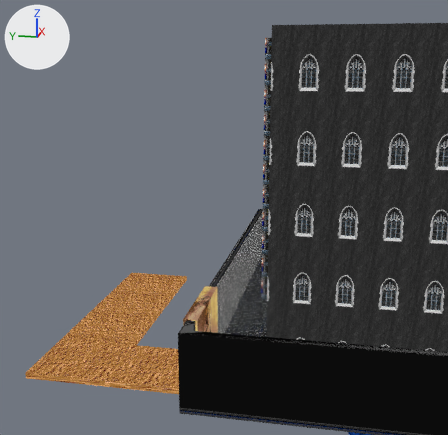
Before and after pictures for a commit that changed the Blender file blender/room.blend.
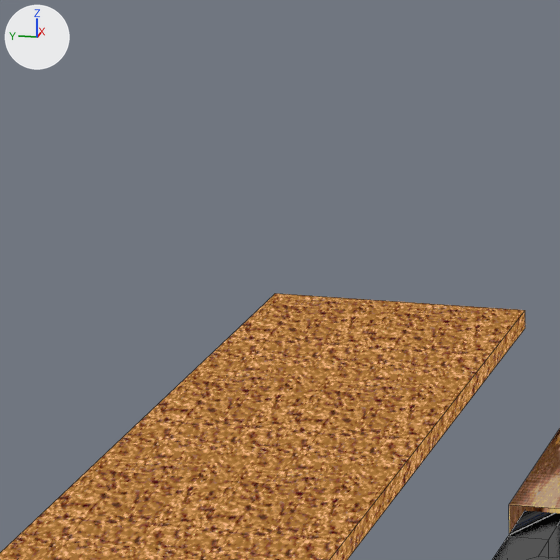
Each version appears first from a 50 mm camera at (-34.58, 37.13, 10.96) aimed at (1.21, 44.29, 2.02), and next in a close-up on the part from 16% to 43% of the width and 48% to 76% of the height. The axes (+X, +Y, +Z) are drawn at upper left. The lights are the same throughout. The close-ups show mesh edges as thin lines.

Objects in the first close-up: 'City', 'Monolith_city_red', 'citySecretRoom'.
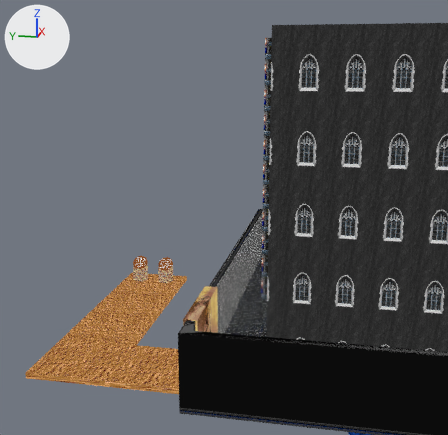
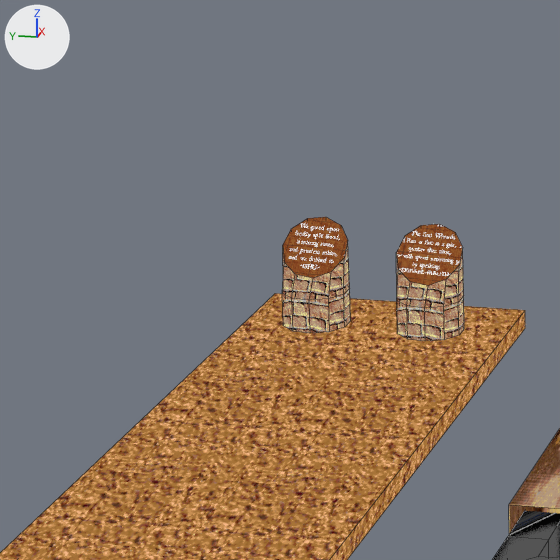
Commit message: room v5_2

Edits to the scene script, one JSON object a line:
```json
{"op": "add", "block": "img_t00125_png", "code": ["img_t00125_png = load_image('T00125.png', 'T00125.png', 128, 128, 'sRGB')"]}
{"op": "add", "block": "img_hasteclue_png", "code": ["img_hasteclue_png = load_image('hasteClue.png', 'hasteClue.png', 128, 128, 'sRGB')"]}
{"op": "add", "block": "img_redclue_png", "code": ["img_redclue_png = load_image('redClue.png', 'redClue.png', 128, 128, 'sRGB')"]}
{"op": "add", "block": "mat_brick", "code": ["mat_brick = emission_material('brick')", "mat_brick.texture = img_t00125_png"]}
{"op": "add", "block": "mat_material", "code": ["mat_material = emission_material('Material')", "mat_material.texture = img_hasteclue_png"]}
{"op": "add", "block": "mat_cluered", "code": ["mat_cluered = emission_material('ClueRed')", "mat_cluered.texture = img_redclue_png"]}
{"op": "add", "block": "me_cylinder_007", "code": ["me_cylinder_007 = bpy.data.meshes.new('Cylinder.007')", "me_cylinder_007.from_pydata(...)  # 33 vertices, 24 faces; spans x -0.448..0.448, y -0.434..0.452, z -0.452..0.92", "# faces by material slot: [23, 1]", "me_cylinder_007.materials.append(mat_brick)  # picture img_t00125_png", "me_cylinder_007.materials.append(mat_material)  # picture img_hasteclue_png"]}
{"op": "add", "block": "me_cylinder_006", "code": ["me_cylinder_006 = bpy.data.meshes.new('Cylinder.006')", "me_cylinder_006.from_pydata(...)  # 33 vertices, 24 faces; spans x -0.448..0.448, y -0.434..0.452, z -0.452..0.92", "# faces by material slot: [1, 23]", "me_cylinder_006.materials.append(mat_cluered)  # picture img_redclue_png", "me_cylinder_006.materials.append(mat_brick)  # picture img_t00125_png"]}
{"op": "add", "block": "ob_obelisk_haste", "code": ["ob_obelisk_haste = bpy.data.objects.new('Obelisk_haste', me_cylinder_007)", "ob_obelisk_haste.location = (-0.36, 47.56, -1.24)"]}
{"op": "add", "block": "ob_obelisk_red", "code": ["ob_obelisk_red = bpy.data.objects.new('Obelisk_red', me_cylinder_006)", "ob_obelisk_red.location = (-0.36, 49.14, -1.24)"]}
```

Pixel boxes (x1, y1, x2, y2) of what changed, in the close-ups (560 x 560 px):
```json
{"object": "Obelisk_haste", "change": "added", "after": [396, 224, 464, 341], "on screen": "beige", "faces in mat_brick (picture img_t00125_png)": [396, 248, 464, 341], "faces in mat_material (picture img_hasteclue_png)": [396, 224, 463, 285]}
{"object": "Obelisk_red", "change": "added", "after": [282, 217, 351, 333], "on screen": "beige", "faces in mat_brick (picture img_t00125_png)": [282, 242, 351, 333], "faces in mat_cluered (picture img_redclue_png)": [283, 217, 348, 278]}
```
